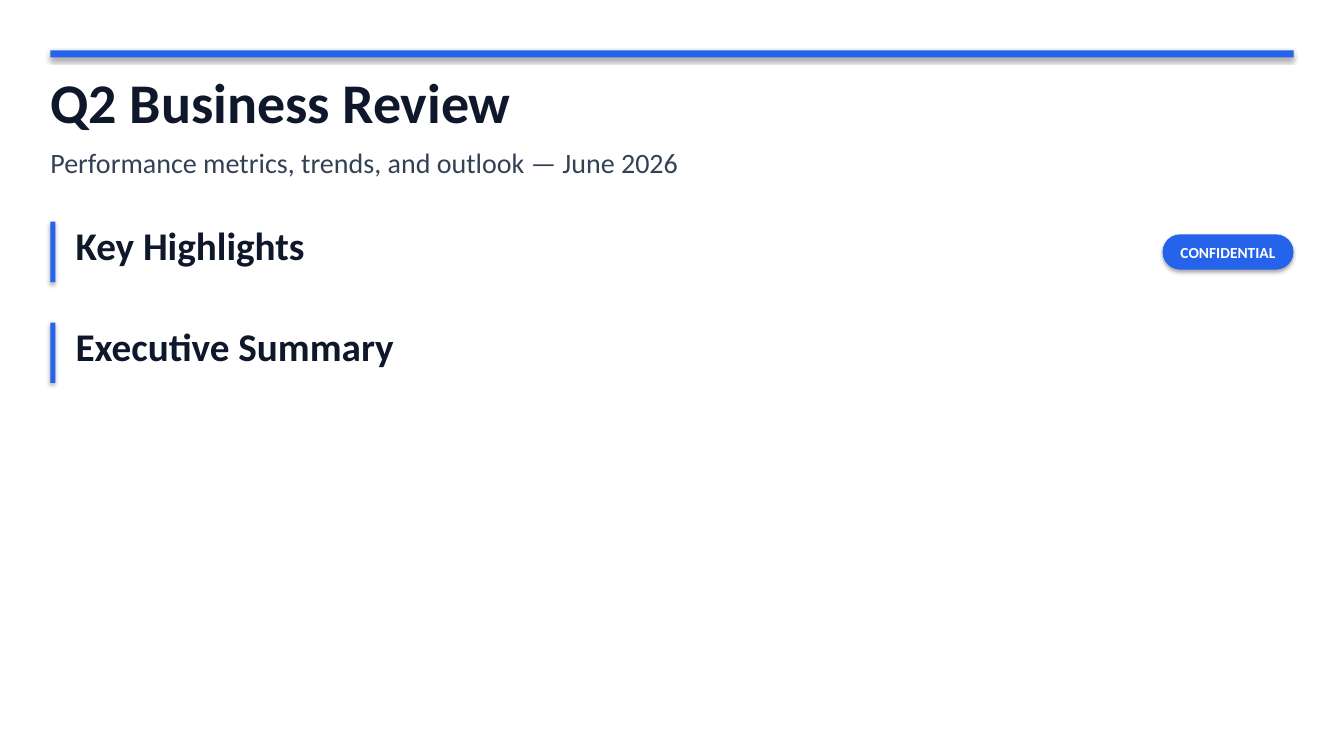
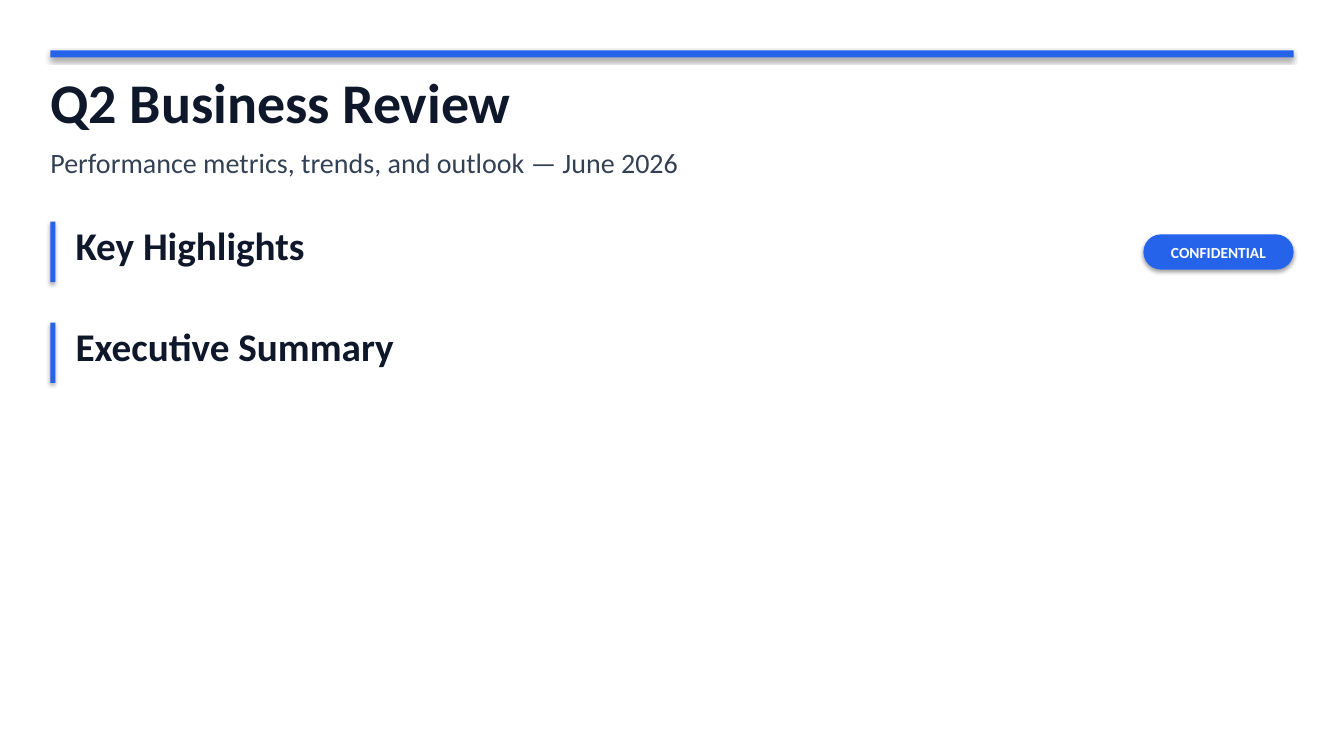
Before and after one commit to lhuasheng/PowerpointComponents, a slide deck: slide 1 of examples/demo_light.pptx. Drawn at 1344x756 pixels with LibreOffice and Linux fonts; fonts in the diff are those of the drawing. Boxes give left, top, right and bottom in pixels: in the first picture for what was removed or moved away, otherwise in the second. Text is boxed around its words. In the diff, an @@ line names an element or a change of style, - is before the commit and + after.

```diff
--- a/examples/demo_light.pptx
+++ b/examples/demo_light.pptx
@@ rounded rectangle "CONFIDENTIAL" resized from (x1=1163, y1=234, x2=1294, y2=269) to (x1=1143, y1=234, x2=1294, y2=269) @@
```
Also in this commit, not shown: 3 other slides changed, 3 other files.
